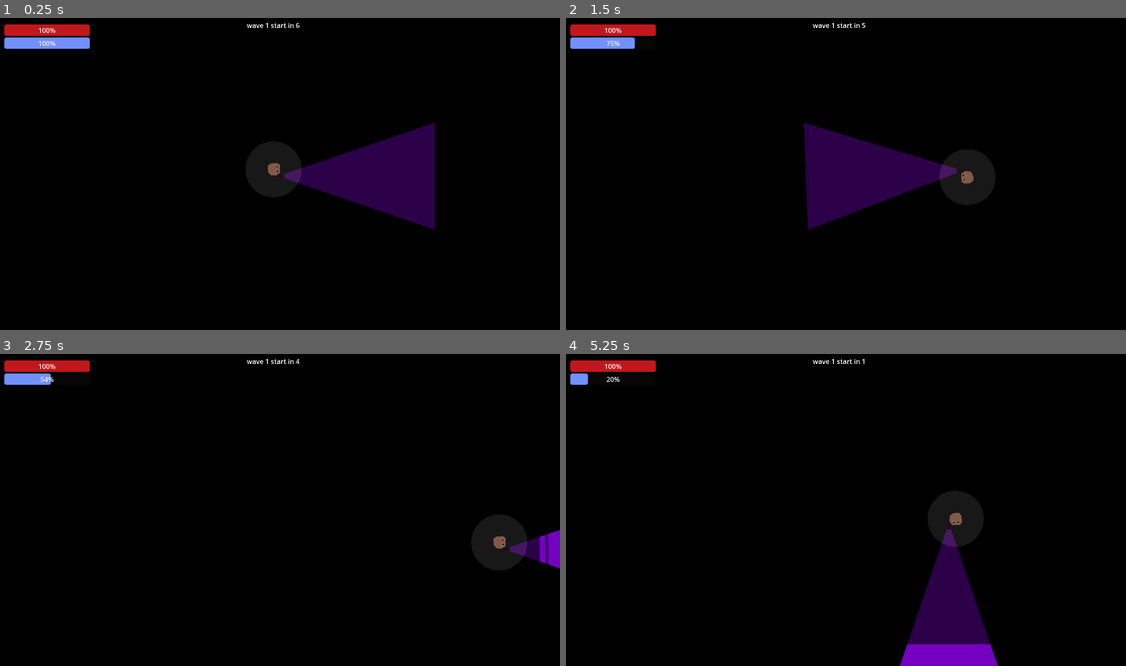
Above: before the commit, frames 1-4 (two rows, left to right).
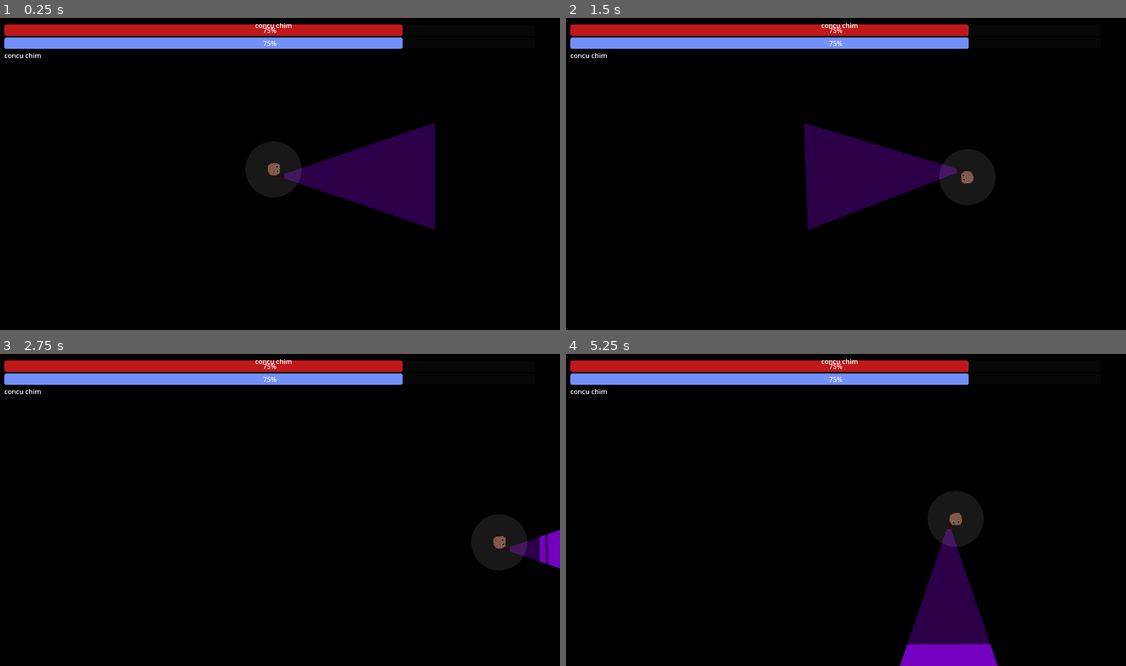
Above: after the commit, the same moments.

Repository: mncc8337/blashout
Game: Godot game, scene res://scenes/main.tscn
The game is run twice, just before and just after one commit, with the same random seed, the same clock (stepped at 60 frames per second) and the same inputs.
Inputs (mouse positions are in pixels of both pictures, inside the frame that each line leads up to):
- Up to frame 1 (0.25 s): no input
- Up to frame 2 (1.5 s): move the mouse to (963, 152) at 0.52 s; hold D (right) 0.53-1.28 s; hold Shift (run) 0.53-1.28 s; move the mouse to (722, 186) at 1.27 s; hold S (down) from 1.28 s (still down); tap Shift (run) at 1.35 s
- Up to frame 3 (2.75 s): move the mouse to (330, 435) at 2.02 s; release S (down) at 2.03 s; hold D (right) from 2.03 s (still down); hold Shift (run) from 2.03 s (still down)
- Up to frame 4 (5.25 s): move the mouse to (812, 569) at 2.77 s; release D (right) at 2.78 s; release Shift (run) at 2.78 s; hold W (up) 2.78-3.53 s; tap Shift (run) at 2.85, 4.35 s; move the mouse to (1014, 553) at 3.52 s; hold Shift (run) 3.53-4.28 s; hold A (left) 3.53-5.03 s; move the mouse to (666, 456) at 4.27 s; move the mouse to (868, 506) at 5.02 s; hold S (down) from 5.03 s (still down); hold Shift (run) from 5.03 s (still down)

The runs differ from the first frame. In frame 1, 4.2% of the frame differs, in the area x 0-72%, y 1-13%; in frame 2, 4.4%; in frame 3, 4.5%; in frame 4, 4.7%.
Error after the commit: Cannot call method 'add_child' on a null value. (res://scripts/main.gd:240)

Commit message:
Add files via upload

Diff:
--- /dev/null
+++ b/scripts/blck.gd
@@ -0,0 +1,20 @@
+extends CharacterBody2D
+@onready var player = get_tree().get_root().get_node("main/player")
+@export var block_moving_delay = 2
+@onready var block_model = preload("res://scenes/blck.tscn")
+var rng = RandomNumberGenerator.new()
+var i=0
+# Called when the node enters the scene tree for the first time.
+func _ready():
+	pass
+# Called every frame. 'delta' is the elapsed time since the previous frame.
+func _process(delta):
+	return
+func _physics_process(delta):
+	#if player.position.x
+	#$block_moving_timer.wait_time = block_moving_delay
+	if $block_moving_timer.is_stopped():
+		self.position.x+=rng.randi_range(-1,1)*34
+		self.position.y+=rng.randi_range(-1,1)*34
+		move_and_slide()
+		$block_moving_timer.start()
--- a/scripts/foe.gd
+++ b/scripts/foe.gd
@@ -6,20 +6,22 @@
 @export var max_health:float = 100
 var health = 100.0
 @export var attack_dmg = 10
-@export var attack_range = 40 # in px
+@export var attack_range = 50 # in px
 @export var attack_cooldown = 1.5
 @onready var player = get_tree().get_root().get_node("main/player")
 var die = false
 
 var sqr_attack_range
-
+func abs(n):
+	if n<0:return -n
+	return n
 func _ready():
 	$AnimationPlayer.play("spawn")
 
 	health = max_health
 	$healthbar.max_value = max_health
 
-	$attack_cooldown.wait_time = attack_cooldown
+	$attack_cooldown.wait_time = abs(attack_cooldown)
 	sqr_attack_range = attack_range * attack_range
 
 	being_attacked.connect(receive_damage)
@@ -33,7 +35,7 @@
 	if is_in_group("foe"):
 		health -= damage
 	else:
-		health -= 0.05
+		health -= 0.1
 	if health <= 0:
 		die = true
 		if is_in_group("foe"):
--- a/scripts/main.gd
+++ b/scripts/main.gd
@@ -3,9 +3,10 @@
 signal died
 
 var rng = RandomNumberGenerator.new()
-
+var bump_counter = 0
 @onready var foe_model = preload("res://scenes/foe.tscn")
 @onready var grave_model = preload("res://scenes/grave.tscn")
+@onready var spdbump_model = preload("res://scenes/blck.tscn")
 var foe_attack_dmg_max:float = 10
 var foe_speed_max:float = 1300.0
 var foe_health_max:float = 100
@@ -19,47 +20,50 @@
 var wave_count:int = 1
 
 enum FOE_CLASS {RANDOM, BIGASS, ROACH}
-enum SKILL {CAT_VISION, STRONGER_LIGHT, LARGER_LIGHT, RUNNER, MEDIC, FURIOUS, TOMB_RAIDER, EARTH_QUAKE, WITCH}
-
-var skilllist = [0, 1, 2, 3, 4, 5, 6, 7, 8]
-var skill_goal:int = 10
+enum SKILL {CAT_VISION, STRONGER_LIGHT, LARGER_LIGHT, RUNNER, MEDIC, FURIOUS, TOMB_RAIDER}
+
+var skilllist = [0, 1, 2, 3, 4, 5, 6]
 
 var panel1_label
+var panel1_img
 var panel1_desc
 var panel2_label
+var panel2_img
 var panel2_desc
 var panel3_label
+var panel3_img
 var panel3_desc
 
 func fetch_skill(skill):
-	var info = ["skill name", "skill description"]
+	var info = ["skill name", "skill image path", "skill description"]
 	if skill == SKILL.CAT_VISION:
 		info[0] = "cat vision"
-		info[1] = "increase your base vision by 5%"
+		info[1] = "res://imgs/skillimg.png"
+		info[2] = "increase your base vision by 5%"
 	elif skill == SKILL.STRONGER_LIGHT:
 		info[0] = "stronger light"
-		info[1] = "increase your damage to ghost by 5%"
+		info[1] = "res://imgs/skillimg.png"
+		info[2] = "increase your damage to ghost by 10%"
 	elif skill == SKILL.LARGER_LIGHT:
-		info[0] = "larger light"
-		info[1] = "make your light reach 5% further"
+		info[0] = "wider light"
+		info[1] = "res://imgs/skillimg.png"
+		info[2] = "make your light reach 7% further"
 	elif skill == SKILL.RUNNER:
 		info[0] = "runner"
-		info[1] = "increase your stamina and your base speed by 5%"
+		info[1] = "res://imgs/skillimg.png"
+		info[2] = "increase your stamina and your base speed by 7%"
 	elif skill == SKILL.MEDIC:
 		info[0] = "medic"
-		info[1] = "heal yourself 5% faster"
+		info[1] = "res://imgs/skillimg.png"
+		info[2] = "heal yourself 5% faster"
 	elif skill == SKILL.FURIOUS:
 		info[0] = "furious"
-		info[1] = "allow you to redirect your light to any directions while running"
+		info[1] = "res://imgs/skillimg.png"
+		info[2] = "allow you to redirect your light to any directions while running"
 	elif skill == SKILL.TOMB_RAIDER:
 		info[0] = "tomb raider"
-		info[1] = "remove graves by pointing light at it (it takes time)"
-	elif skill == SKILL.EARTH_QUAKE:
-		info[0] = "earth quake"
-		info[1] = "reduce the number of grave by 25%"
-	elif skill == SKILL.WITCH:
-		info[0] = "witch"
-		info[1] = "instantly heal 25% of your health"
+		info[1] = "res://imgs/skillimg.png"
+		info[2] = "remove graves by pointing light at it (it takes time)"
 
 	return info
 
@@ -70,9 +74,9 @@
 			$player.get_node("vision").texture_scale = 15
 			skilllist.erase(SKILL.CAT_VISION)
 	elif skill == SKILL.STRONGER_LIGHT:
-		$player.max_attack_dmg *= 1.05
+		$player.max_attack_dmg *= 1.1
 	elif skill == SKILL.LARGER_LIGHT:
-		$player.get_node("flashlight").scale.x *= 1.05
+		$player.get_node("flashlight").scale.x *= 1.07
 		if $player.get_node("flashlight").scale.x >= 0.5:
 			$player.get_node("flashlight").scale.x = 0.5
 			skilllist.erase(SKILL.LARGER_LIGHT)
@@ -90,19 +94,12 @@
 	elif skill == SKILL.TOMB_RAIDER:
 		$player.tomb_raider = true
 		skilllist.erase(SKILL.TOMB_RAIDER)
-	elif skill == SKILL.EARTH_QUAKE:
-		var all_grave = $graves.get_children()
-		all_grave.shuffle()
-		var num = ceil(all_grave.size() * 0.25)
-		for i in num:
-			all_grave[i].queue_free()
-	elif skill == SKILL.WITCH:
-		$player.health = clamp($player.health + 0.25 * $player.max_health, 0, $player.max_health)
 
 func choose_skill(x):
 	apply_skill(skilllist[x])
 	$skill_panel.visible = false
 	get_tree().paused = false
+	new_wave()
 
 func choose_skill1(): choose_skill(0)
 func choose_skill2(): choose_skill(1)
@@ -118,14 +115,17 @@
 	$wave_start_timer.timeout.connect(start_wave)
 
 	panel1_label = $skill_panel/HBoxContainer/Panel/VBoxContainer/Label
+	panel1_img = $skill_panel/HBoxContainer/Panel/VBoxContainer/TextureRect
 	panel1_desc = $skill_panel/HBoxContainer/Panel/VBoxContainer/Label2
 	$skill_panel/HBoxContainer/Panel/VBoxContainer/Button.button_down.connect(choose_skill1)
 
 	panel2_label = $skill_panel/HBoxContainer/Panel2/VBoxContainer/Label
+	panel2_img = $skill_panel/HBoxContainer/Panel2/VBoxContainer/TextureRect
 	panel2_desc = $skill_panel/HBoxContainer/Panel2/VBoxContainer/Label2
 	$skill_panel/HBoxContainer/Panel2/VBoxContainer/Button.button_down.connect(choose_skill2)
 
 	panel3_label = $skill_panel/HBoxContainer/Panel3/VBoxContainer/Label
+	panel3_img = $skill_panel/HBoxContainer/Panel3/VBoxContainer/TextureRect
 	panel3_desc = $skill_panel/HBoxContainer/Panel3/VBoxContainer/Label2
 	$skill_panel/HBoxContainer/Panel3/VBoxContainer/Button.button_down.connect(choose_skill3)
 
@@ -167,12 +167,11 @@
 		foe_instance.attack_dmg = foe_attack_dmg_max * rng.randf_range(0.9, 2.0)
 		foe_instance.SPEED = foe_speed_max * rng.randf_range(0.5, 0.7)
 		foe_instance.max_health = foe_health_max * rng.randf_range(0.9, 1.7)
-		foe_instance.attack_cooldown = foe_attack_cooldown_max * rng.randf_range(0.7, 1)
+		foe_instance.attack_cooldown = foe_attack_cooldown_max * rng.randf_range(0.3, 0.7)
 	elif foe_class == FOE_CLASS.ROACH:
 		foe_instance.attack_dmg = foe_attack_dmg_max * rng.randf_range(0.3, 0.5)
-		foe_instance.SPEED = foe_speed_max * rng.randf_range(2, 4)
-		foe_instance.max_health = foe_health_max * rng.randf_range(0.3, 0.5)
-		foe_instance.attack_cooldown = foe_attack_cooldown_max * rng.randf_range(0.5, 0.7)
+		foe_instance.SPEED = foe_speed_max * rng.randf_range(2, 5)
+		foe_instance.max_health = foe_health_max * rng.randf_range(0.3, 0.7)
 	$foes.add_child(foe_instance)
 
 	foe_spawned += 1
@@ -194,16 +193,16 @@
 
 # Called every frame. 'delta' is the elapsed time since the previous frame.
 func _process(delta):
-	$UI/VBoxContainer.size.x = get_viewport().get_size().x * 0.15
-	$UI/VBoxContainer/healthbar.max_value = ceil($player.max_health)
-	$UI/VBoxContainer/healthbar.value = ceil($player.health)
-	$UI/VBoxContainer/staminabar.max_value = ceil($player.max_stamina)
-	$UI/VBoxContainer/staminabar.value = $player.stamina
+
+	$UI/healthbar.max_value = ceil($player.max_health)
+	$UI/healthbar.value = ceil($player.health)
+	$UI/staminabar.max_value = ceil($player.max_stamina)
+	$UI/staminabar.value = $player.stamina
 
 	if $player.is_exhausted:
-		$UI/VBoxContainer/exhausted.text = "Exhausted!"
+		$UI/exhausted.text = "Exhausted!"
 	else:
-		$UI/VBoxContainer/exhausted.text = ""
+		$UI/exhausted.text = ""
 
 	if !$wave_start_timer.is_stopped():
 		$UI/info.text = "wave %d start in %d" % [wave_count, $wave_start_timer.time_left]
@@ -211,10 +210,7 @@
 		$UI/info.text = str(current_foe_count_max - foe_killed) + '/' + str(current_foe_count_max) + " foe(s) remain"
 
 	if foe_killed == current_foe_count_max:
-		new_wave()
-
-	if foe_killed_total == skill_goal:
-		skill_goal += 20
+		$speedbumpers/blck.queue_free()
 		get_tree().paused = true
 
 		skilllist.shuffle()
@@ -224,11 +220,22 @@
 		var s3info = fetch_skill(skilllist[2])
 
 		panel1_label.text = s1info[0]
-		panel1_desc.text = s1info[1]
+		panel1_img.texture = ImageTexture.create_from_image(Image.load_from_file(s1info[1]))
+		panel1_desc.text = s1info[2]
 
 		panel2_label.text = s2info[0]
-		panel2_desc.text = s2info[1]
+		panel2_img.texture = ImageTexture.create_from_image(Image.load_from_file(s2info[1]))
+		panel2_desc.text = s2info[2]
 
 		panel3_label.text = s3info[0]
-		panel3_desc.text = s3info[1]
+		panel3_img.texture = ImageTexture.create_from_image(Image.load_from_file(s3info[1]))
+		panel3_desc.text = s3info[2]
 		$skill_panel.visible = true
+	if bump_counter>16:return
+func _physics_process(delta):
+	var block_instance = spdbump_model.instantiate()
+	var random_pos = Vector2(rng.randi_range(1,48)*32,rng.randi_range(1,22)*32)
+	block_instance.position = random_pos
+	bump_counter+=1
+	$speedbumpers.add_child(block_instance)
+	if bump_counter > 16:block_instance.queue_free()
